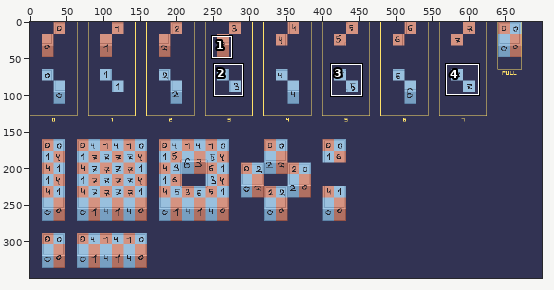
Edited in one commit: pixel-art file (src/Арт-Дизайн/Шаблоны/Wall.aseprite). The first picture is a wide view before the edit; the outline marks the close-up.
Close-up. First the earlier version:
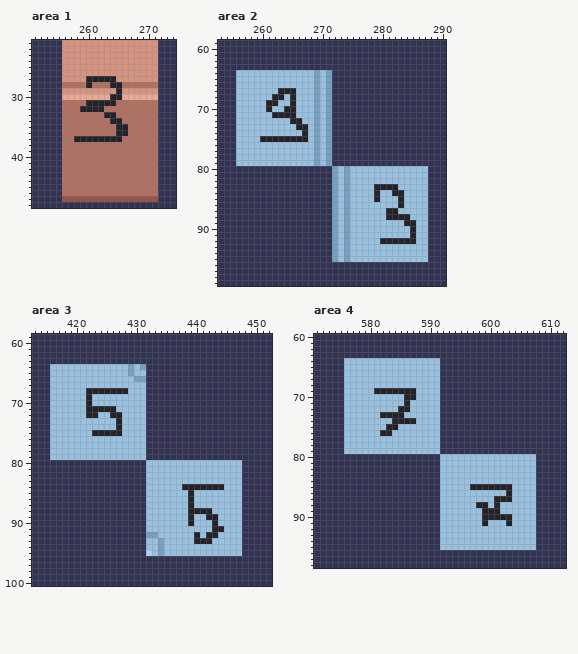
700x350 pixels, 1 frame. Shown: area 1: x 251..274, y 21..48; area 2: x 253..290, y 59..99; area 3: x 413..452, y 59..100; area 4: x 571..612, y 60..98. The commit also changed other parts of the picture, which this record leaves out.
After:
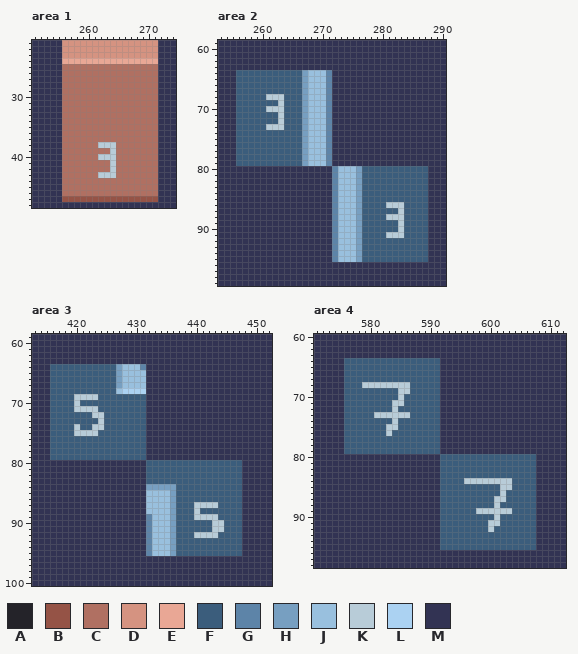
Palette (. is transparent): A #242329  B #955346  C #b07062  D #d59381  E #e9a795  F #3b5d7c  G #5d84a8  H #779fc1  J #99c0de  K #b8ccd8  L #abd2f2  M #323353
The edit:
Area 1, layer "Layer 2":
y 24: x 256..271 DDDDDDDDDDDDDDDD -> EEEEEEEEEEEEEEEE
y 25..26: x 256..271 DDDDDDDDDDDDDDDD -> CCCCCCCCCCCCCCCC
y 27: x 256..271 DDDDAAAAADDDDDDD -> CCCCCCCCCCCCCCCC
y 28: x 260 A -> C; x 264..265 AA -> CC
y 29: x 256..271 DDDDDDDDDADDDDDD -> CCCCCCCCCCCCCCCC
y 30: x 256..271 EEEEEEEEAAEEEEEE -> CCCCCCCCCCCCCCCC
y 31: x 260..264 AAAAA -> CCCCC
y 32: x 259..262 AAAA -> CCCC
y 33: x 263..264 AA -> CC
y 34: x 264..265 AA -> CC
y 35..36: x 265..266 AA -> CC
y 37: x 258..265 AAAAAAAA -> CCCCCCCC
y 38: x 262..264 CCC -> KKK
y 39: x 264 C -> K
y 40: x 262..264 CCC -> KKK
y 41..42: x 264 C -> K
y 43: x 262..264 CCC -> KKK
Area 2, layer "Layer 2":
y 64..66: x 256..267 JJJJJJJJJJJJ -> FFFFFFFFFFFH; x 269 H -> J; x 271 H -> G
y 67: x 256..267 JJJJJJJAAAJJ -> FFFFFFFFFFFH; x 269 H -> J; x 271 H -> G
y 68: x 256..267 JJJJJJAAJAJJ -> FFFFFKKKFFFH; x 269 H -> J; x 271 H -> G
y 69: x 256..267 JJJJJAAJJAJJ -> FFFFFFFKFFFH; x 269 H -> J; x 271 H -> G
y 70: x 256..267 JJJJJAJJAAJJ -> FFFFFKKKFFFH; x 269 H -> J; x 271 H -> G
y 71: x 256..267 JJJJJJAAAAJJ -> FFFFFFFKFFFH; x 269 H -> J; x 271 H -> G
y 72: x 256..267 JJJJJJJJJAAJ -> FFFFFFFKFFFH; x 269 H -> J; x 271 H -> G
y 73: x 256..267 JJJJJJJJJJAA -> FFFFFKKKFFFH; x 269 H -> J; x 271 H -> G
y 74: x 256..267 JJJJJJJJJJJA -> FFFFFFFFFFFH; x 269 H -> J; x 271 H -> G
y 75: x 256..267 JJJJAAAAAAAA -> FFFFFFFFFFFH; x 269 H -> J; x 271 H -> G
y 76..79: x 256..267 JJJJJJJJJJJJ -> FFFFFFFFFFFH; x 269 H -> J; x 271 H -> G
y 80..82: x 272 H -> G; x 274 H -> J; x 276..287 JJJJJJJJJJJJ -> HFFFFFFFFFFF
y 83: x 272 H -> G; x 274 H -> J; x 276..287 JJJAAAAJJJJJ -> HFFFFFFFFFFF
y 84: x 272 H -> G; x 274 H -> J; x 276..287 JJJAJJAAJJJJ -> HFFFFFFFFFFF
y 85: x 272 H -> G; x 274 H -> J; x 276..287 JJJAJJJAJJJJ -> HFFFFFFFFFFF
y 86: x 272 H -> G; x 274 H -> J; x 276..287 JJJJJJJAJJJJ -> HFFFFKKKFFFF
y 87: x 272 H -> G; x 274 H -> J; x 276..287 JJJJJAAJJJJJ -> HFFFFFFKFFFF
y 88: x 272 H -> G; x 274 H -> J; x 276..287 JJJJJAAAAJJJ -> HFFFFKKKFFFF
y 89: x 272 H -> G; x 274 H -> J; x 276..287 JJJJJJJJAAJJ -> HFFFFFFKFFFF
y 90: x 272 H -> G; x 274 H -> J; x 276..287 JJJJJJJJJAJJ -> HFFFFFFKFFFF
y 91: x 272 H -> G; x 274 H -> J; x 276..287 JJJJJJJJJAJJ -> HFFFFKKKFFFF
y 92: x 272 H -> G; x 274 H -> J; x 276..287 JJJJAAAAAAJJ -> HFFFFFFFFFFF
y 93..95: x 272 H -> G; x 274 H -> J; x 276..287 JJJJJJJJJJJJ -> HFFFFFFFFFFF
Area 3, layer "Layer 2":
y 64: x 416..427 JJJJJJJJJJJJ -> FFFFFFFFFFFH; x 429 H -> J; x 431 H -> G
y 65: x 416..427 JJJJJJJJJJJJ -> FFFFFFFFFFFH; x 429 H -> J
y 66: x 416..427 JJJJJJJJJJJJ -> FFFFFFFFFFFH; x 430..431 HH -> JJ
y 67: x 416..427 JJJJJJJJJJJJ -> FFFFFFFFFFFH
y 68: x 416..431 JJJJJJAAAAAAAJJJ -> FFFFFFFFFFFJLLLL
y 69: x 416..431 JJJJJJAJJJJJJJJJ -> FFFFKKKKFFFFFFFF
y 70: x 416..431 JJJJJJAJJJJJJJJJ -> FFFFKFFFFFFFFFFF
y 71: x 416..431 JJJJJJAAAAAJJJJJ -> FFFFKKKKFFFFFFFF
y 72: x 416..431 JJJJJJAAJJAAJJJJ -> FFFFFFFKKFFFFFFF
y 73: x 416..431 JJJJJJJJJJJAJJJJ -> FFFFFFFFKFFFFFFF
y 74: x 416..431 JJJJJJJJJJJAJJJJ -> FFFFKFFKKFFFFFFF
y 75: x 416..431 JJJJJJJAAAAAJJJJ -> FFFFKKKKFFFFFFFF
y 76..79: x 416..431 JJJJJJJJJJJJJJJJ -> FFFFFFFFFFFFFFFF
y 80..83: x 432..447 JJJJJJJJJJJJJJJJ -> FFFFFFFFFFFFFFFF
y 84: x 432..447 JJJJJJAAAAAAAJJJ -> HHHHHFFFFFFFFFFF
y 85..86: x 436..447 JJJAJJJJJJJJ -> HFFFFFFFFFFF
y 87: x 436..447 JJJAJJJJJJJJ -> HFFFKKKKFFFF
y 88: x 436..447 JJJAAAAJJJJJ -> HFFFKFFFFFFF
y 89: x 432 J -> G; x 436..447 JJJAJJAAJJJJ -> HFFFKKKKFFFF
y 90: x 432 J -> G; x 436..447 JJJAJJJAJJJJ -> HFFFFFFKKFFF
y 91: x 432 J -> G; x 436..447 JJJJJJJAAJJJ -> HFFFFFFKKFFF
y 92: x 432..433 HH -> GJ; x 436..447 JJJJAJAAJJJJ -> HFFFKKKKFFFF
y 93: x 432 J -> G; x 434 H -> J; x 436..447 JJJJAAAJJJJJ -> HFFFFFFFFFFF
y 94: x 432 J -> G; x 434 H -> J; x 436..447 JJJJJJJJJJJJ -> HFFFFFFFFFFF
y 95: x 432 L -> G; x 434 H -> J; x 436..447 JJJJJJJJJJJJ -> HFFFFFFFFFFF
Area 4, layer "Layer 2":
y 64..67: x 576..591 JJJJJJJJJJJJJJJJ -> FFFFFFFFFFFFFFFF
y 68: x 576..591 JJJJJJJJJJJJJJJJ -> FFFKKKKKKKKFFFFF
y 69: x 576..591 JJJJJAAAAAAAJJJJ -> FFFFFFFFFKKFFFFF
y 70: x 576..591 JJJJJJJJJJAAJJJJ -> FFFFFFFFFKFFFFFF
y 71: x 576..591 JJJJJJJJJJAJJJJJ -> FFFFFFFFKKFFFFFF
y 72: x 576..591 JJJJJJJJJAAJJJJJ -> FFFFFFFFKFFFFFFF
y 73: x 576..591 JJJJJJAAAAJJJJJJ -> FFFFFKKKKKKFFFFF
y 74: x 576..591 JJJJJJJJAAAAJJJJ -> FFFFFFFFKFFFFFFF
y 75: x 576..591 JJJJJJJAAJJJJJJJ -> FFFFFFFKKFFFFFFF
y 76: x 576..591 JJJJJJAAJJJJJJJJ -> FFFFFFFKFFFFFFFF
y 77..79: x 576..591 JJJJJJJJJJJJJJJJ -> FFFFFFFFFFFFFFFF
y 80..83: x 592..607 JJJJJJJJJJJJJJJJ -> FFFFFFFFFFFFFFFF
y 84: x 592..607 JJJJJJJJJJJJJJJJ -> FFFFKKKKKKKKFFFF
y 85: x 592..607 JJJJJAAAAAAAJJJJ -> FFFFFFFFFFKKFFFF
y 86: x 592..607 JJJJJJJJJJJAJJJJ -> FFFFFFFFFFKFFFFF
y 87: x 592..607 JJJJJJJJJAAAJJJJ -> FFFFFFFFFKKFFFFF
y 88: x 592..607 JJJJJJAAJAJJJJJJ -> FFFFFFFFFKFFFFFF
y 89: x 592..607 JJJJJJJAAAJJJJJJ -> FFFFFFKKKKKKFFFF
y 90: x 592..607 JJJJJJJAAAAAJJJJ -> FFFFFFFFFKFFFFFF
y 91: x 592..607 JJJJJJJAJJJAJJJJ -> FFFFFFFFKKFFFFFF
y 92: x 592..607 JJJJJJJJJJJJJJJJ -> FFFFFFFFKFFFFFFF
y 93..95: x 592..607 JJJJJJJJJJJJJJJJ -> FFFFFFFFFFFFFFFF
Pixel boxes of the changes (left, top, right, bottom) in both close-ups:
changed: (62, 58, 158, 178)
changed: (236, 70, 428, 262)
changed: (50, 364, 242, 556)
changed: (344, 358, 536, 550)
